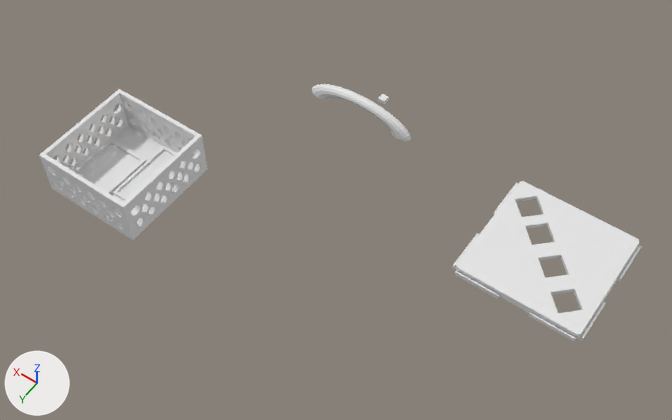
Two versions of the Blender file 3D Models/Caixa Esp32/Caixa completa.blend, one commit apart.
Before and after are seen from a 50 mm lens placed at (-0.213, 0.722, 0.86), pointed at (0.161, 0.198, 0.037). The axes (+X, +Y, +Z) are drawn at lower left. The lights are the same throughout.

The first picture shows 'Cube', 'Cube.002', 'Fundo_impressao', 'Fundo_impressao.001', 'Handle'.
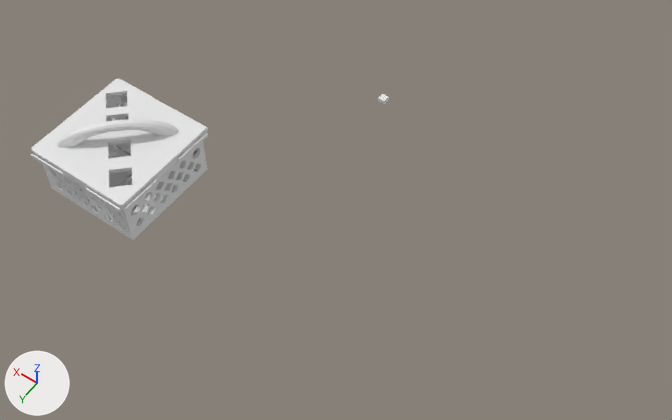
What differs and where, as boxes [x1, y1, x2, y2] in the pictures (672 x 420 px):
'Cube', moved
    before: [452, 181, 641, 341]
    after: [31, 79, 208, 212]
'Handle', moved, turned
    before: [312, 84, 411, 141]
    after: [56, 119, 179, 148]
'Fundo_impressao', unchanged, covered by the edit
    before: [39, 89, 208, 240]
    after: [43, 94, 208, 240]
'Cube.002', unchanged, covered by the edit
    before: [72, 138, 147, 195]
    after: [109, 144, 132, 187]

Edits to the bpy script that builds the scene:
```text
Change ob_cube:
    ob_cube.location: (-0.0676, 0.1416, 0.0733) -> (0.4034, 0.2818, 0.0734)
Change ob_handle:
    ob_handle.location: (0.2037, 0.0903, 0.0716) -> (0.405, 0.282, 0.0716)
    ob_handle.rotation_euler: (1.571, 0.0, 0.0) -> (1.571, 0.0, 0.785)  # degrees (90, 0, 0) -> degrees (90, 0, 45)
```
